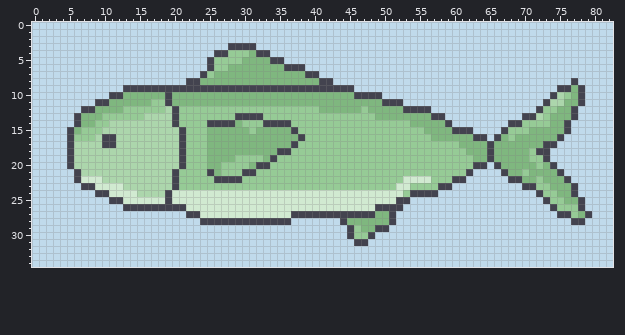
Two states of a sprite sheet, projects/Fin&Breakfast/3greenfish.PNG. Above is the file before it was changed.
The file is 83x35 pixels.
New version:
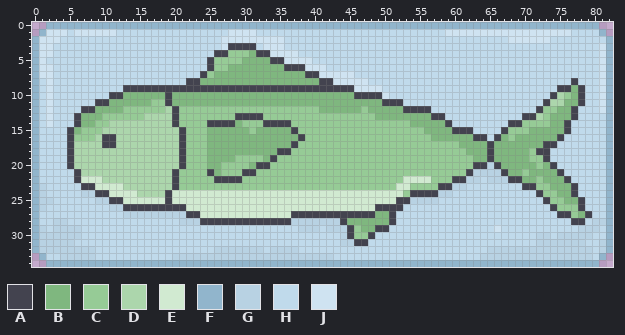
Palette (. is transparent): A #43434f  B #7fb77f  C #96cb96  D #acd6ac  E #d1ead1  F #91b5cc  G #b8d2e3  H #c0daeb  J #cfe3f1
The exact change:
Changed rows in their new state; - is an unchanged pixel.
first column x 0:
 0 ..FFFFFFFFFFFFFFFFFFFFFFFFFFFFFFFFFFFFFFFFFFFFFFFFFFFFFFFFFFFFFFFFFFFFFFFFFFFFFFF..
 1 .FJJJ-JJJJJJ----------------JJJJ---------------------------JJJJJJJJJJJJJJJJJJ----F.
 2 FJJJ-----------------------JJJJJJJJJ--------------------------------JJJJJJ--------F
 3 FJJ------------------------J-----JJJ---------------------------------------------JF
 4 FJJ-------------------------------JJJJ-------------------------------------------JF
 5 FJ----------------------------------JJJJ-----------------------------------------JF
 6 FJJ------------------------------------JJJ---------------------------------------JF
 7 FJJ--------------------------------------JJJJJ-----------------------------------JF
 8 F-J----------------------------------------JJJJJ---------------------------------JF
 9 F-J-------------------------------------------JJJJ-------------------------------JF
10 F-J-----------------------------------------------J------------------------------JF
11 F-J------------------------------------------------------------------------------JF
12 F-J------------------------------------------------------------------------------JF
13 F-J-------------------------------------------------------------------------------F
14 F-J-------------------------------------------------------------------------------F
15 F---------------------------------------------------------------------------------F
16 F---------------------------------------------------------------------------------F
17 F---------------------------------------------------------------------------------F
18 F---------------------------------------------------------------------------------F
19 F---------------------------------------------------------------------------------F
20 F----------------------------------------------------------------G----------------F
21 F--------------------------------------------------------------GGGG---------------F
22 F-------------------------------------------------------------GG-GGG--------------F
23 FG----------------------------------------------------------GG--------------------F
24 FG-----GG-------------------------------------------------GG----------------------F
25 FGG------GG-------------------------------------------GGGG------------------------F
26 FG---------GG---------------------------------------------------------------------F
27 F------------GGGGGGGGG------------------------------------------------------------F
28 F--GG----------------GGG-------------GGGGGGG------------------------------------GGF
29 FG-GGGG-------------------------------GGG-GGG---------------------J-----------GGG-F
30 FGGGGGG-------------------------------------G---------------------------GG-GGGGG--F
31 FGGGGG--------------------------------------GG--------------------------GGGGGGG--GF
32 FGGGGGGGG-----------------GGGGGGG-GGGG---------------------------GGGGGGGGGGGGGGG-GF
33 .F--GGGGG-----------GGGGGGGGGGGGGGGGGGGGGGG---------------------GGGGGGGGGGGGGGGG-F.
34 ..FFFFFFFFFFFFFFFFFFFFFFFFFFFFFFFFFFFFFFFFFFFFFFFFFFFFFFFFFFFFFFFFFFFFFFFFFFFFFFF..
